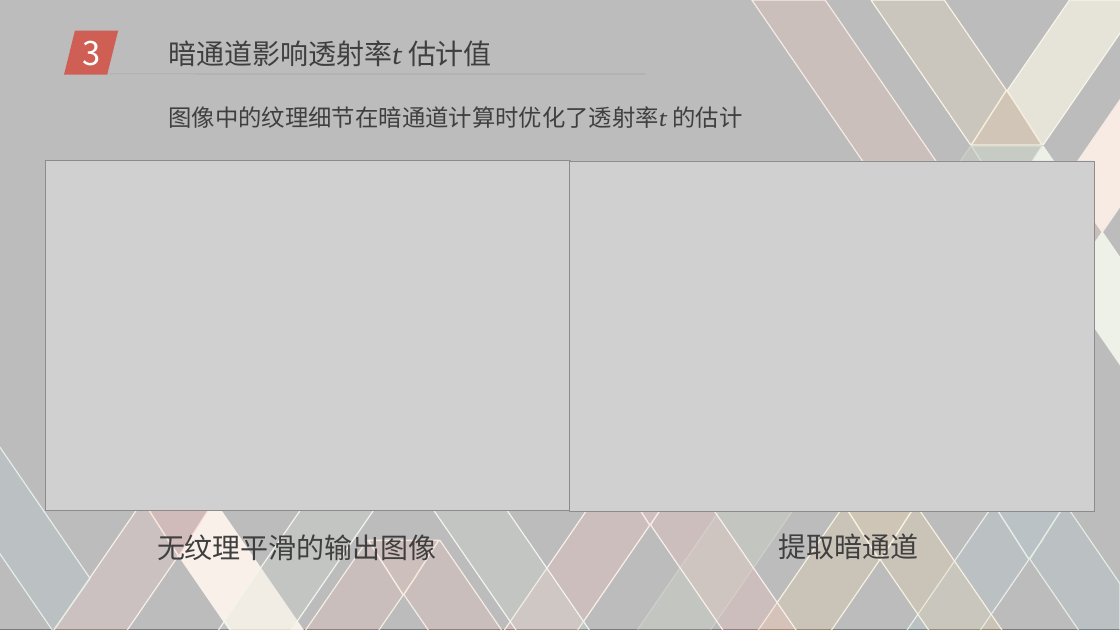
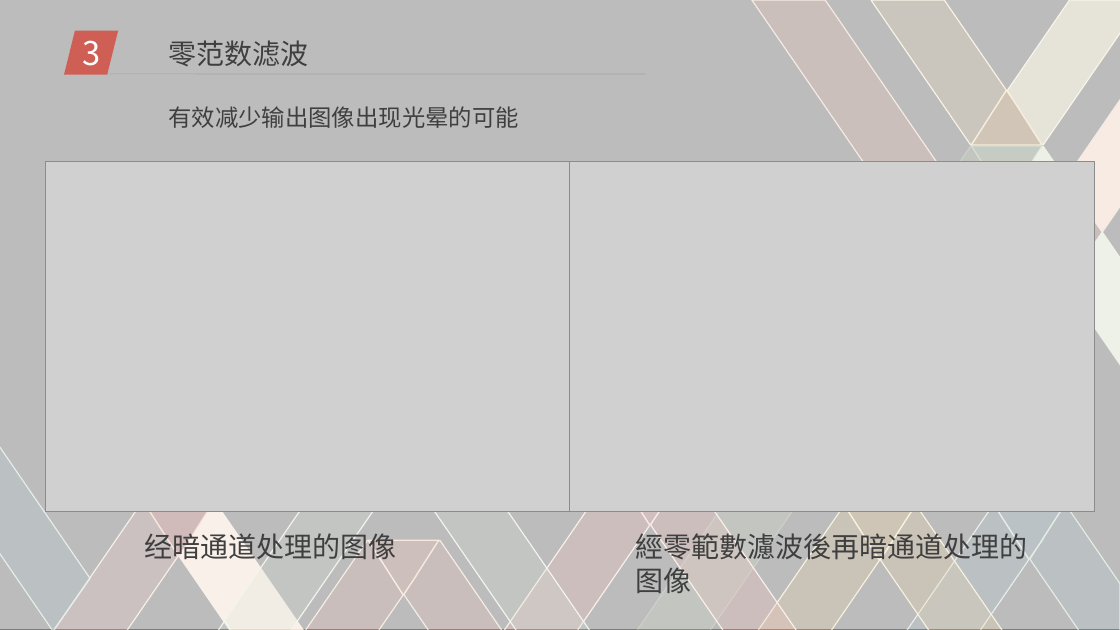
Before and after one commit to DigitalMedia2017-20/Mid-term, a slide deck: slide 17 of pre.ppt (slide 12 before the commit). Drawn at 1120x630 pixels with LibreOffice and Linux fonts; fonts in the diff are those of the drawing; grey boxes stand for pictures; background and template pictures are left out. Boxes give left, top, right and bottom in pixels: in the first picture for what was removed or moved away, otherwise in the second. Text is boxed around its words. In the diff, an @@ line names an element or a change of style, - is before the commit and + after.

```diff
--- a/pre.ppt
+++ b/pre.ppt
@@ text at box(168, 40, 308, 66): text changed @@
-暗通道影响透射率t 估计值
+零范数滤波
@@ text at box(168, 106, 518, 128): text changed @@
-图像中的纹理细节在暗通道计算时优化了透射率t 的估计
+有效减少输出图像出现光晕的可能
@@ text at box(144, 529, 396, 565): text changed @@
-无纹理平滑的输出图像
+经暗通道处理的图像
@@ text added at box(636, 529, 1028, 593), 24 pt, text #3F3F3F @@
+經零範數濾波後再暗通道处理的图像
@@ text removed at box(778, 529, 918, 565) @@
-提取暗通道
```
Also in this commit, not shown: 9 other slides changed, 3 slides added.
